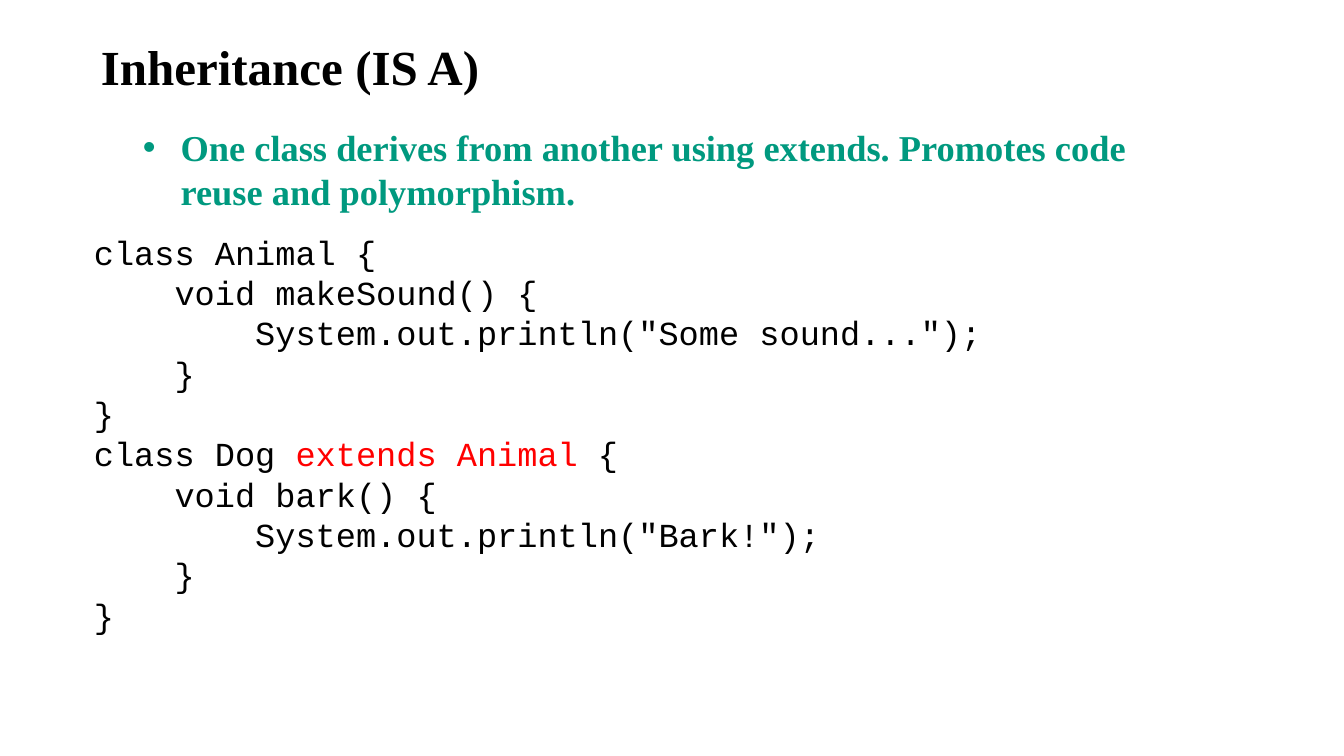
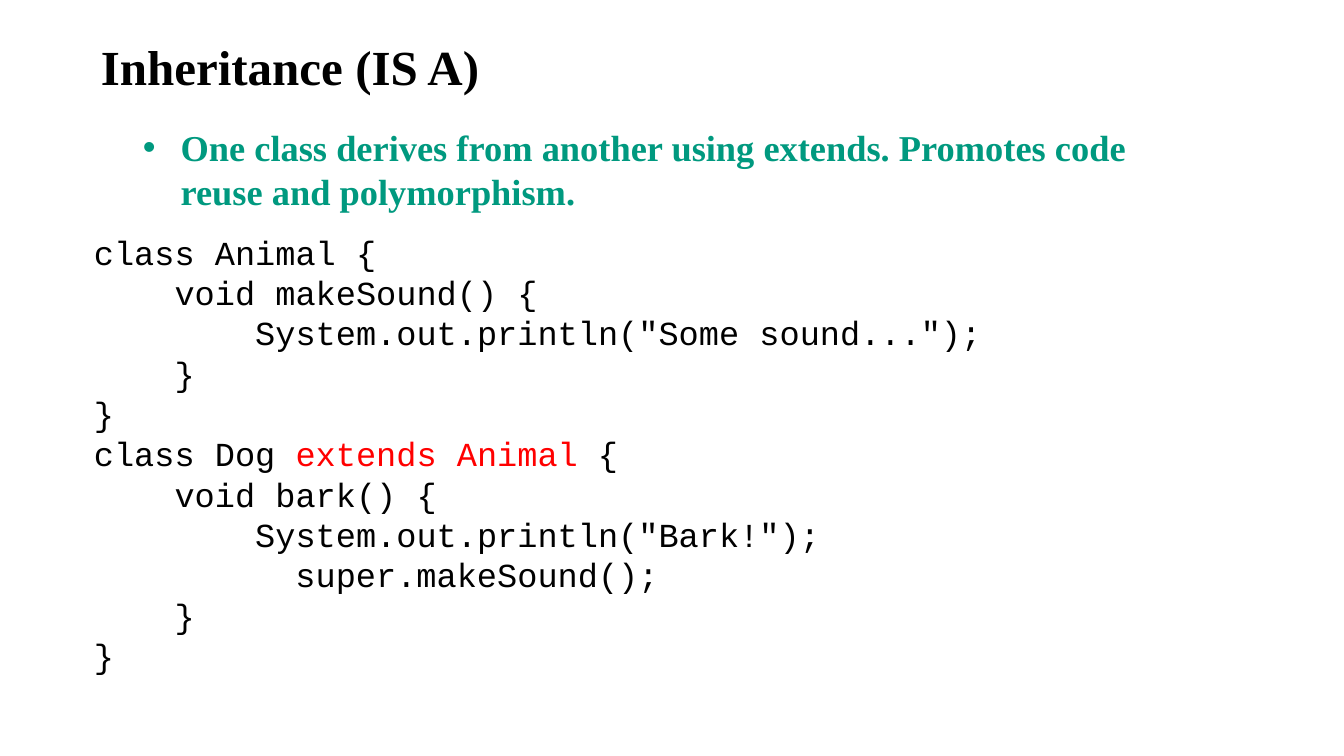
Before and after one commit to AughdonBreslin/CS501IntroToJava, a slide deck: slide 12 of Lectures/9_Object_Oriented_Programming.pptx. Drawn at 1344x756 pixels with LibreOffice and Linux fonts; fonts in the diff are those of the drawing. Boxes give left, top, right and bottom in pixels: in the first picture for what was removed or moved away, otherwise in the second. Text is boxed around its words. In the diff, an @@ line names an element or a change of style, - is before the commit and + after.

```diff
--- a/Lectures/9_Object_Oriented_Programming.pptx
+++ b/Lectures/9_Object_Oriented_Programming.pptx
@@ text at (x1=295, y1=563, x2=658, y2=594): paragraph added @@
+super.makeSound();
```
Also in this commit, not shown: 1 other slide changed, 7 other files.
